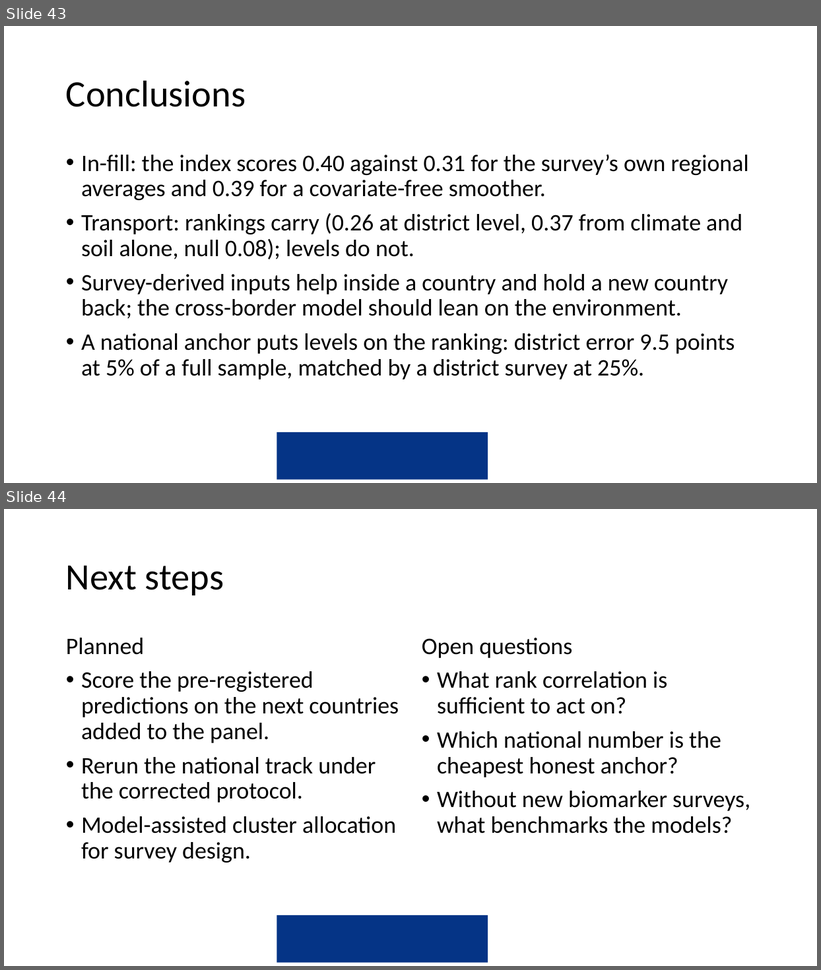
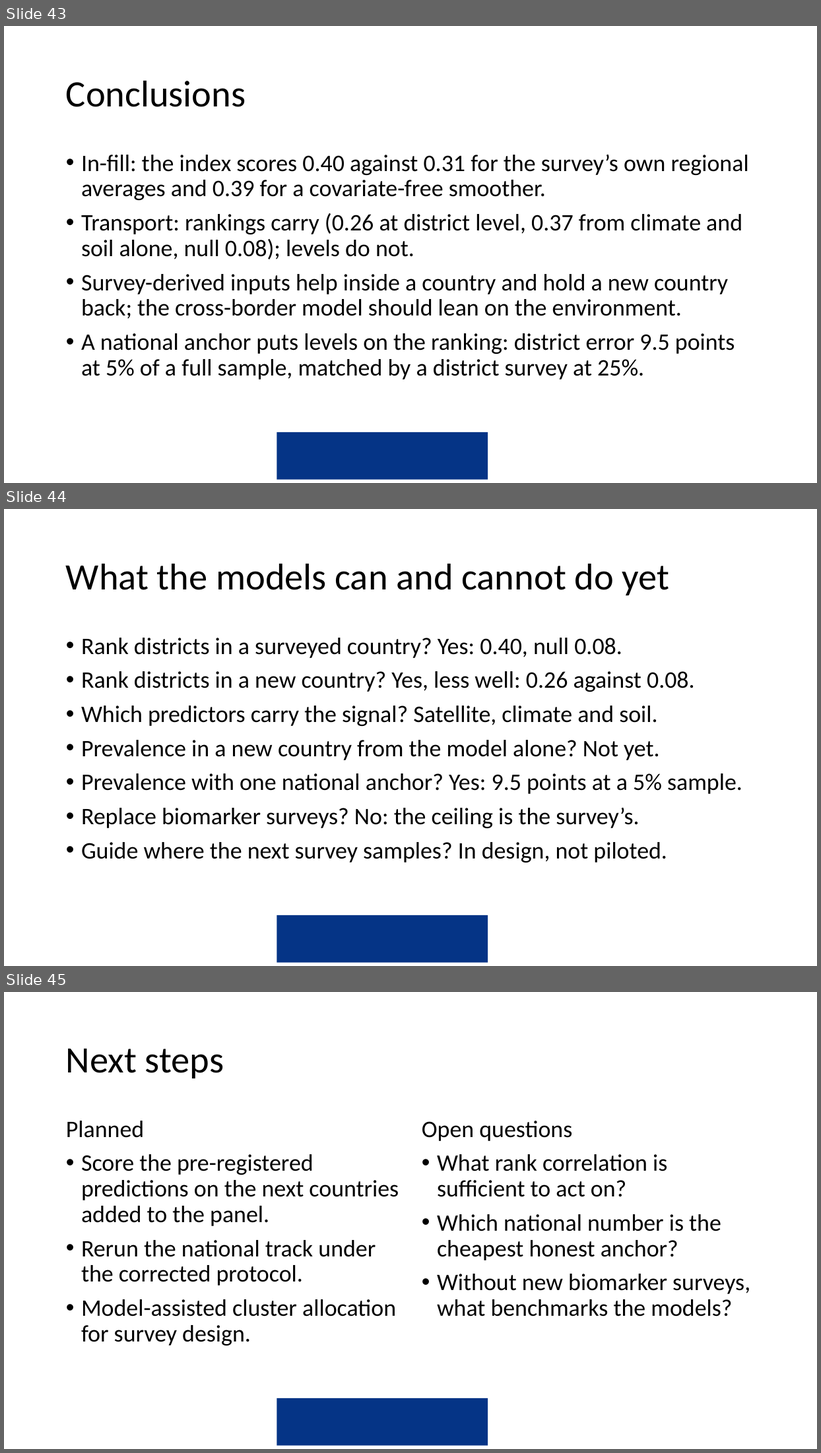
Before and after one commit to amertens/mn-prediction, a slide deck: docs/slides/MN-proxy-Ghana-presentation-2026-09.pptx. Shown one above the other, each under a label of ours: slides 43 and 44 before the commit, slides 43, 44 and 45 after it. The pictures are 821x970 and 821x1453 pixels, drawn with LibreOffice and Linux fonts; fonts in the diff are those of the drawing; background and template pictures are left out. Boxes give left, top, right and bottom in pixels: in the first picture for what was removed or moved away, otherwise in the second. Text is boxed around its words. In the diff, an @@ line names an element or a change of style, - is before the commit and + after.

```diff
--- a/docs/slides/MN-proxy-Ghana-presentation-2026-09.pptx
+++ b/docs/slides/MN-proxy-Ghana-presentation-2026-09.pptx
@@ slide 44 added at [4, 509, 817, 966], background #FFFFFF; not listed: 1 template element that a slide beside it also shows @@
@@ title added at [66, 563, 670, 595], 44 pt, text #000000 @@
+What the models can and cannot do yet
@@ text added at [81, 638, 743, 863], 28 pt, text #000000 @@
+• Rank districts in a surveyed country? Yes: 0.40, null 0.08.
+• Rank districts in a new country? Yes, less well: 0.26 against 0.08.
+• Which predictors carry the signal? Satellite, climate and soil.
+• Prevalence in a new country from the model alone? Not yet.
+• Prevalence with one national anchor? Yes: 9.5 points at a 5% sample.
+• Replace biomarker surveys? No: the ceiling is the survey’s.
+• Guide where the next survey samples? In design, not piloted.
@@ what was slide 44 is now slide 45 @@
```
Also in this commit, not shown: 1 other file.
